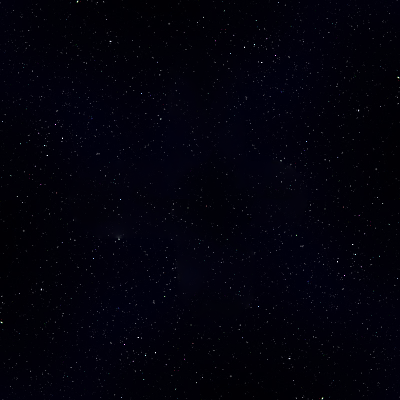
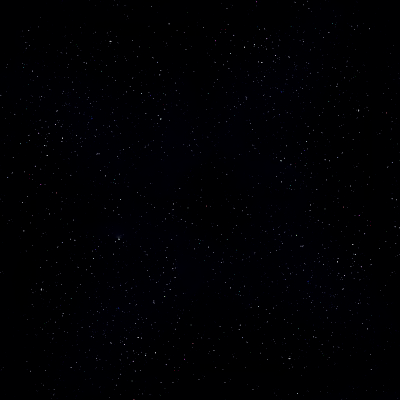
The second 400 × 400 image is a revision of the first. Changes to its layers:
painted on "Layer 0" over [0, 0, 400, 400]
